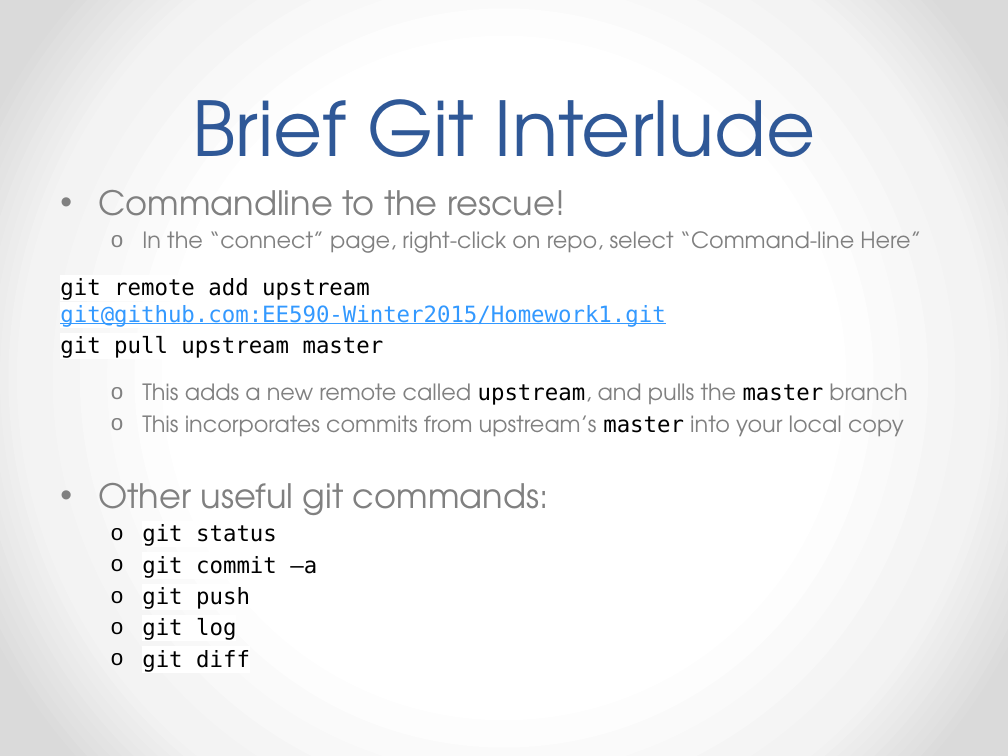
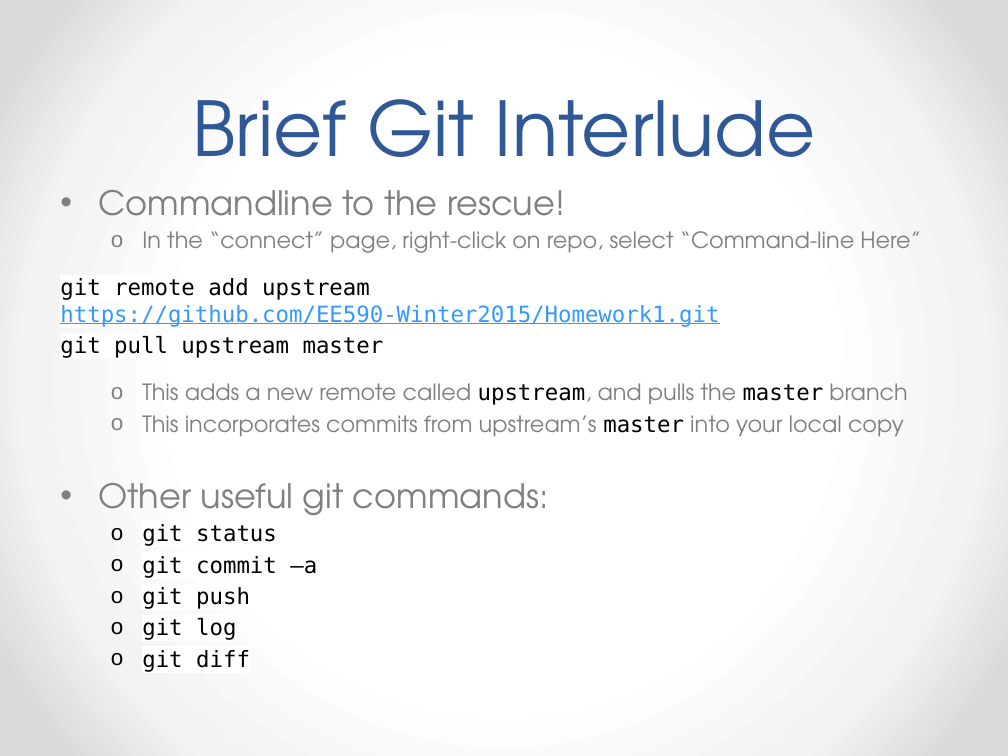
Before and after one commit to EE590-Winter2015/Materials, a slide deck: slide 42 of Week 2/Week 2.pptx. Drawn at 1008x756 pixels with LibreOffice and Linux fonts; fonts in the diff are those of the drawing. Boxes give left, top, right and bottom in pixels: in the first picture for what was removed or moved away, otherwise in the second. Text is boxed around its words. In the diff, an @@ line names an element or a change of style, - is before the commit and + after.

```diff
--- a/Week 2/Week 2.pptx
+++ b/Week 2/Week 2.pptx
@@ text at <box>60,278,719,327</box>: text changed @@
-git remote add upstream git@github.com:EE590-Winter2015/Homework1.git
+git remote add upstream https://github.com/EE590-Winter2015/Homework1.git
```
Also in this commit, not shown: 1 other slide changed.
